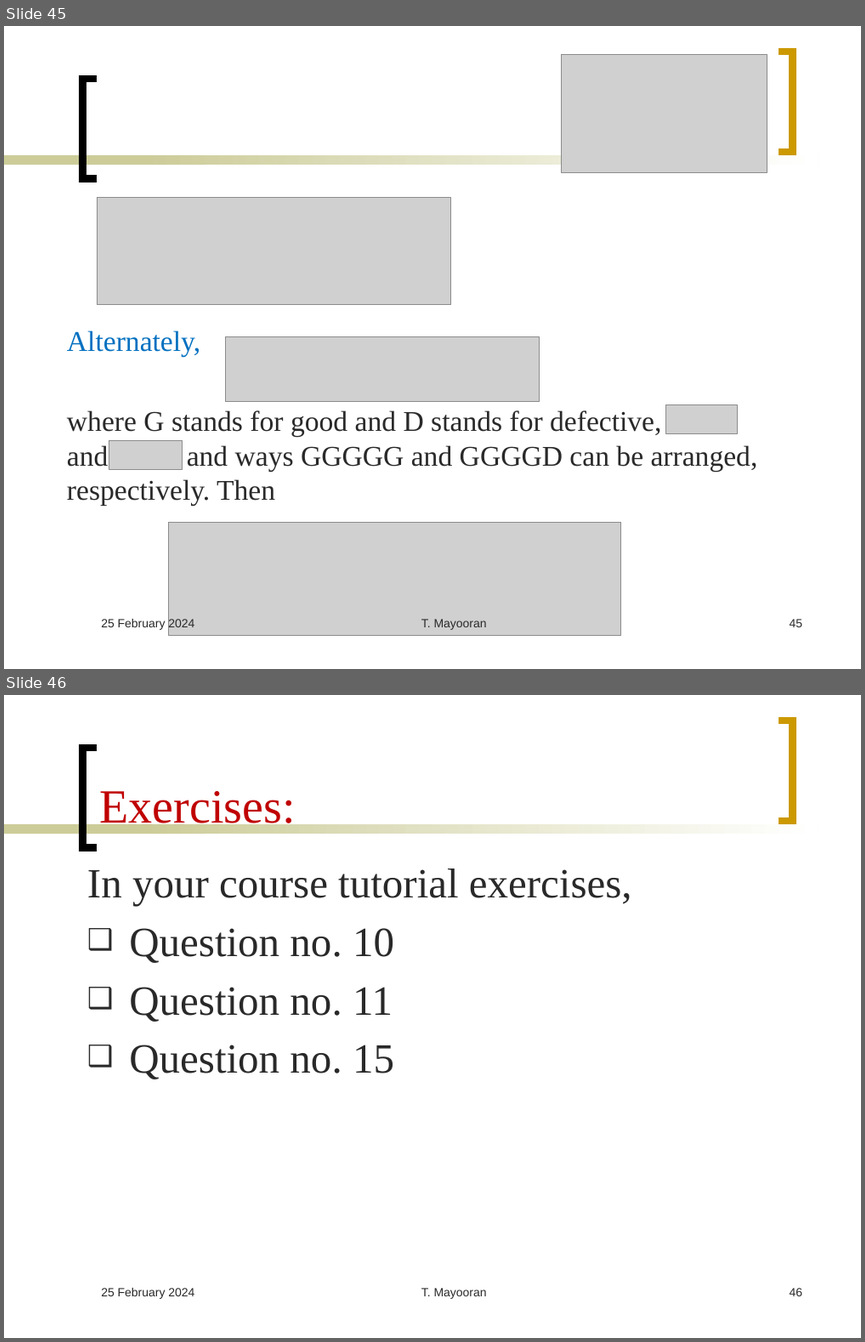
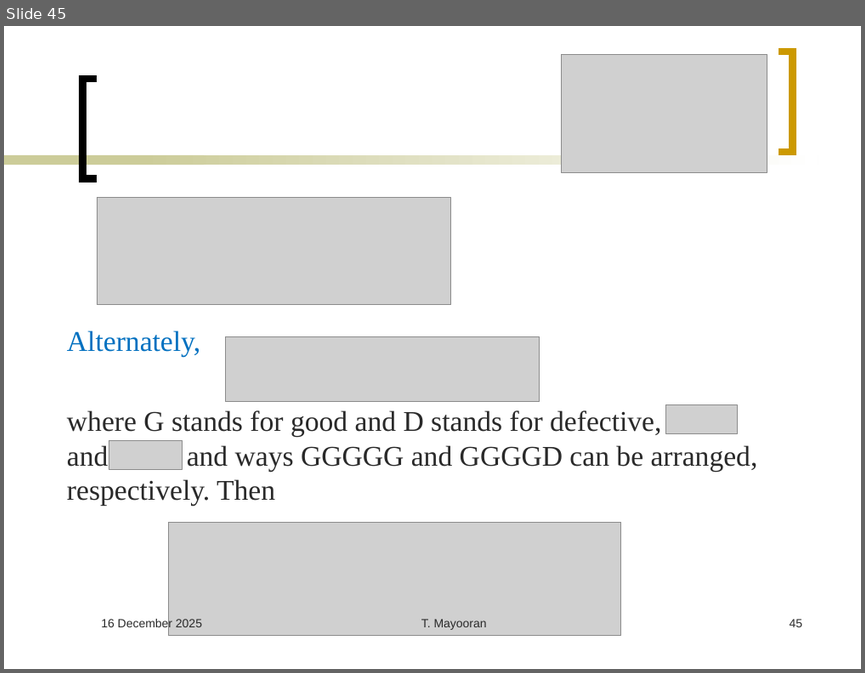
Before and after one commit to Mayooran1987/MC3020_E24, a slide deck: Lect_2.pptx. Shown one above the other, each under a label of ours: slides 45 and 46 before the commit, slide 45 after it. The pictures are 865x1342 and 865x673 pixels, drawn with LibreOffice and Linux fonts; fonts in the diff are those of the drawing; grey boxes stand for pictures. Boxes give left, top, right and bottom in pixels: in the first picture for what was removed or moved away, otherwise in the second. Text is boxed around its words. In the diff, an @@ line names an element or a change of style, - is before the commit and + after.

```diff
--- a/Lect_2.pptx
+++ b/Lect_2.pptx
@@ slide 46 removed at bbox=[4, 695, 861, 1338], background #FFFFFF; not listed: 4 template elements that a slide beside it also shows @@
@@ title removed at bbox=[100, 791, 296, 831] @@
-Exercises:
@@ text removed at bbox=[87, 868, 632, 1079] @@
-In your course tutorial exercises,
-❑ Question no. 10
-❑ Question no. 11
-❑ Question no. 15
@@ text removed at bbox=[101, 1287, 194, 1299] @@
-25 February 2024
@@ text removed at bbox=[421, 1287, 487, 1299] @@
-T. Mayooran
@@ page number removed at bbox=[789, 1287, 803, 1296] @@
-46
@@ slide 45 changed as well @@
@@ text at bbox=[101, 618, 202, 630]: text changed @@
-25 February 2024
+16 December 2025
```
Also in this commit, not shown: 50 other slides changed, 2 slides added, 1 other slide removed, 9 other files.
